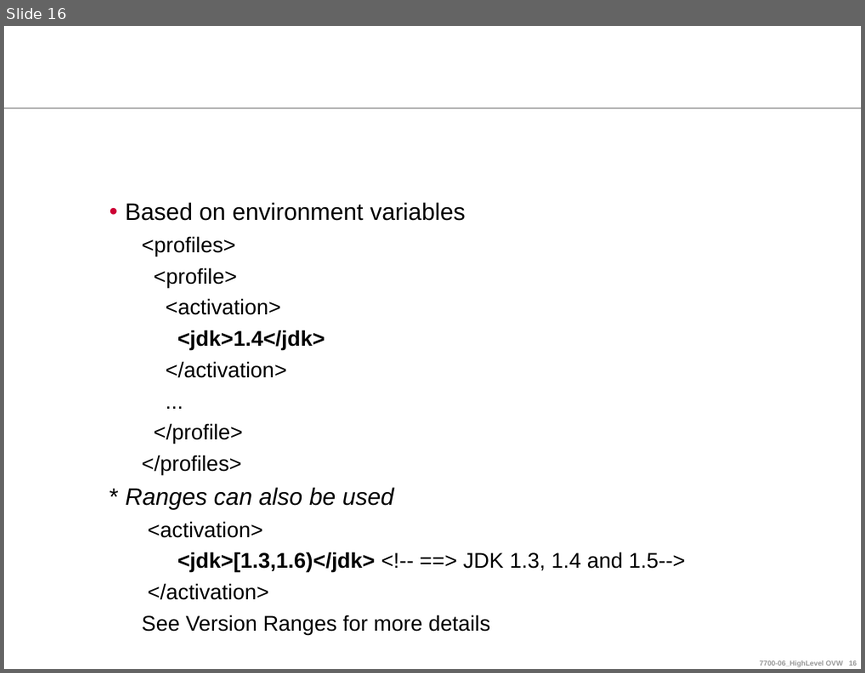
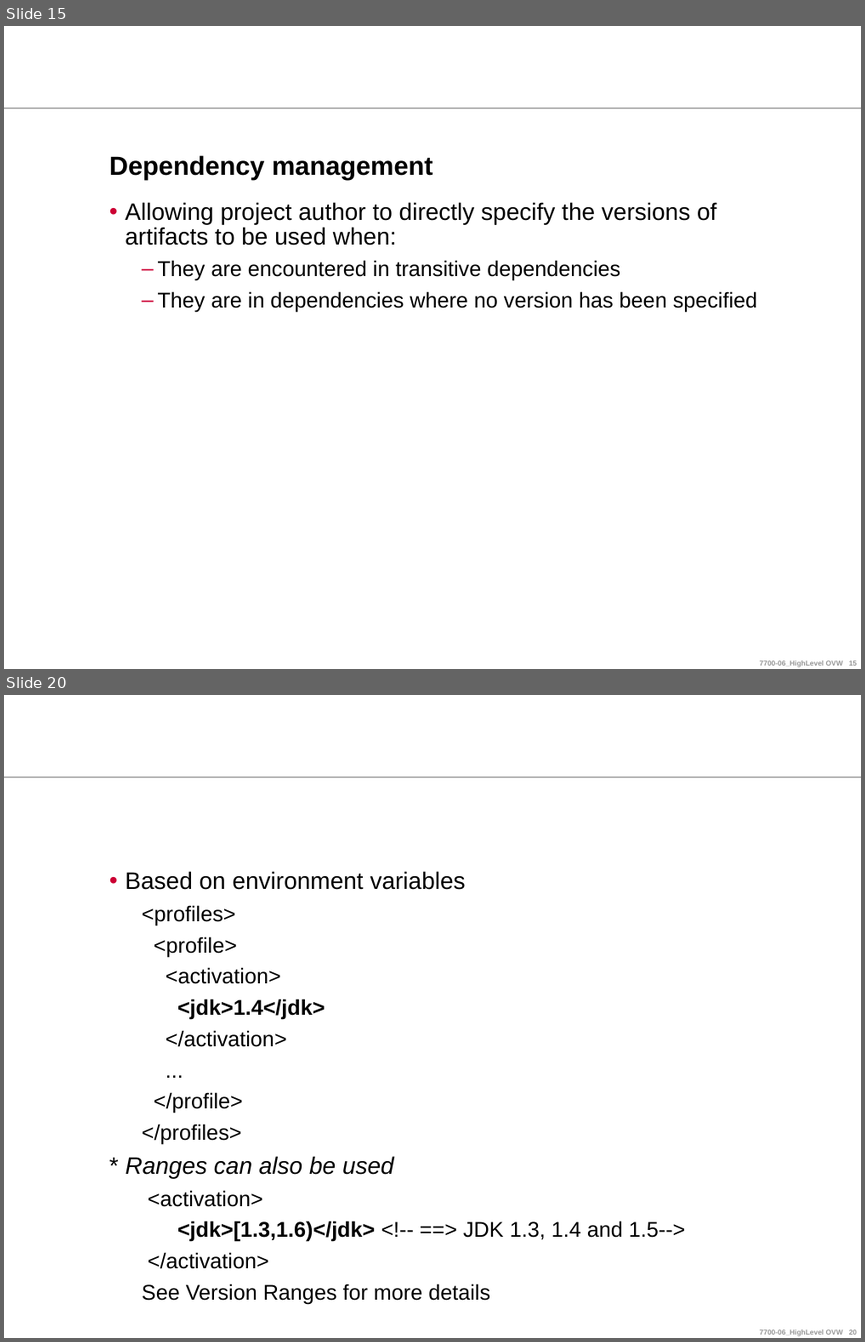
Before and after one commit to ndlongit/longnd-data, a slide deck: Document/Tutorial/[Presentation] Maven.ppt. Shown one above the other, each under a label of ours: slide 16 before the commit, slides 15 and 20 after it; the slides between them are not shown. The pictures are 865x673 and 865x1342 pixels, drawn with LibreOffice and Linux fonts; fonts in the diff are those of the drawing; background and template pictures are left out. Boxes give left, top, right and bottom in pixels: in the first picture for what was removed or moved away, otherwise in the second. Text is boxed around its words. In the diff, an @@ line names an element or a change of style, - is before the commit and + after.

```diff
--- a/Document/Tutorial/[Presentation] Maven.ppt
+++ b/Document/Tutorial/[Presentation] Maven.ppt
@@ slide 15 added at (x1=4, y1=26, x2=861, y2=669), background #FFFFFF; not listed: 2 template elements that a slide beside it also shows @@
@@ title added at (x1=109, y1=155, x2=433, y2=180), 22 pt, text #000000, bold @@
+Dependency management
@@ text added at (x1=125, y1=202, x2=757, y2=312), 18 pt, text #000000 @@
+• Allowing project author to directly specify the versions of artifacts to be used when:
+  – They are encountered in transitive dependencies
+  – They are in dependencies where no version has been specified
@@ what was slide 16 is now slide 20 @@
```
Also in this commit, not shown: 12 slides changed, 10 other slides added, 7 slides removed, 1 other file.
